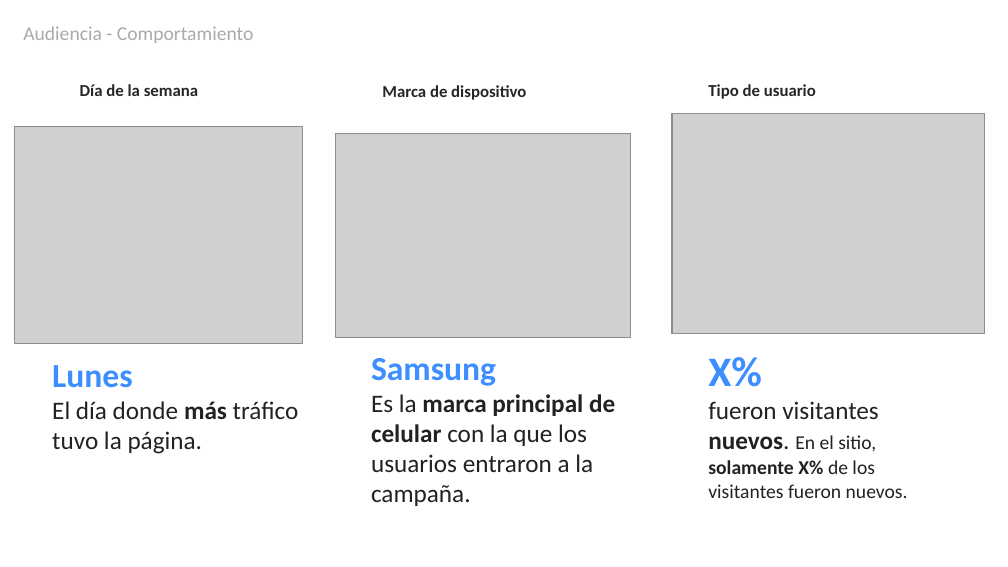
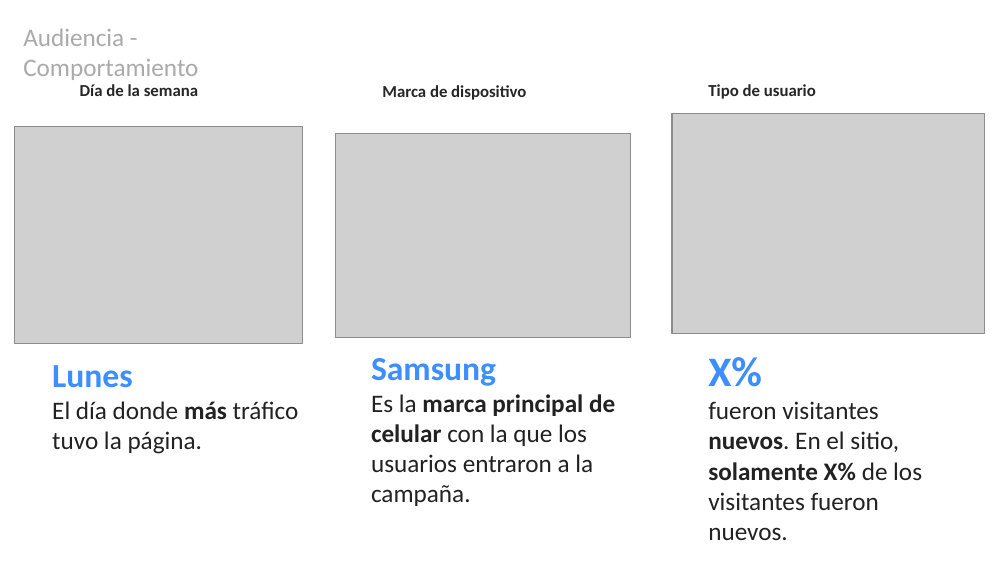
Before and after one commit to Nicolasvegam/PubliBOT, a slide deck: slide 13 of template_report.pptx (slide 12 before the commit). Drawn at 1008x567 pixels with LibreOffice and Linux fonts; fonts in the diff are those of the drawing; grey boxes stand for pictures. Boxes give left, top, right and bottom in pixels: in the first picture for what was removed or moved away, otherwise in the second. Text is boxed around its words. In the diff, an @@ line names an element or a change of style, - is before the commit and + after.

```diff
--- a/template_report.pptx
+++ b/template_report.pptx
@@ text "Audiencia - Comportamiento" at bbox=[23, 28, 198, 80]: size 14 to 18 pt @@
@@ text at bbox=[708, 401, 922, 540]: size 14 to 18 pt in "En el sitio, solamente X% de los ..." @@
```
Also in this commit, not shown: 11 other slides changed, 7 other files.
